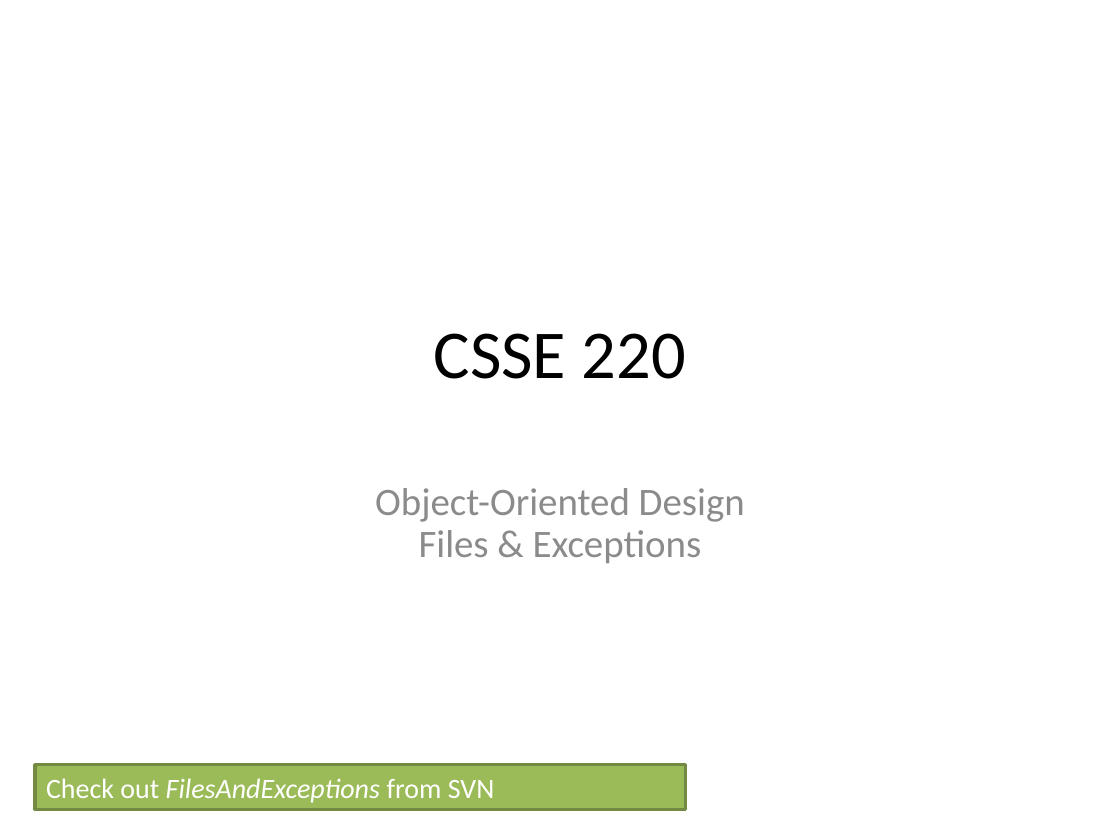
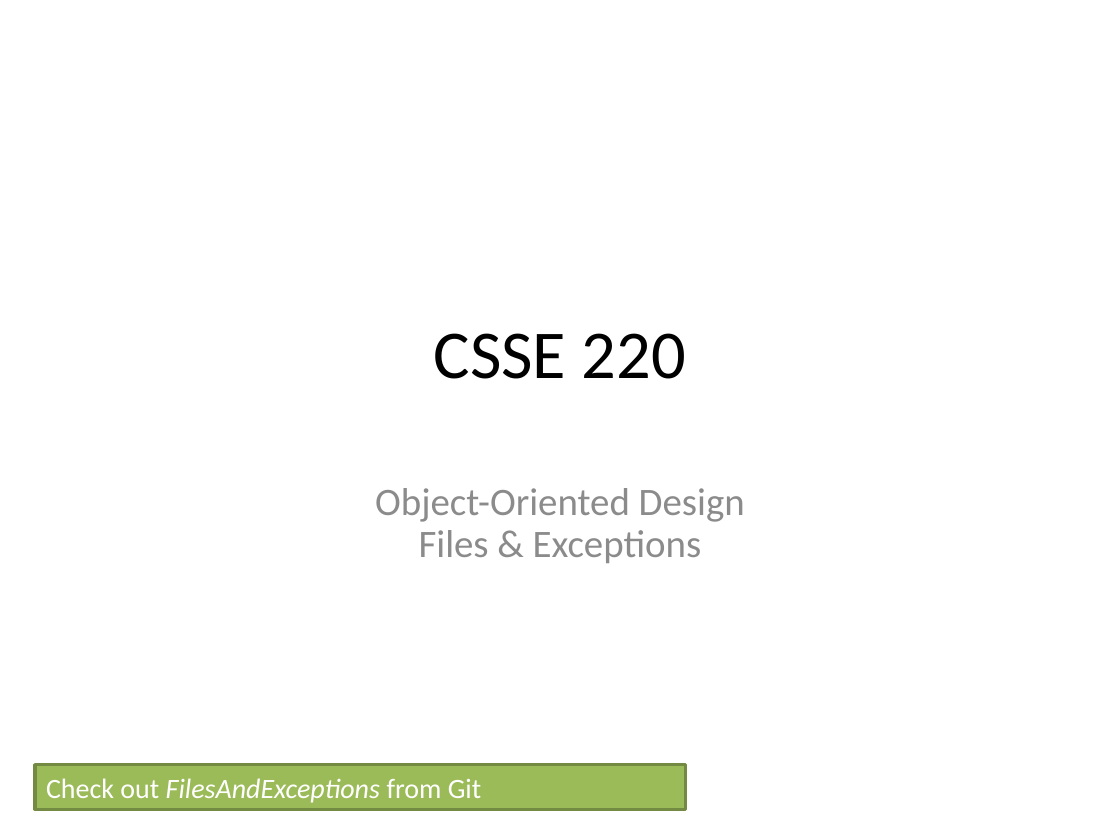
Before and after one commit to RHIT-CSSE/csse220, a slide deck: slide 1 of ClassMaterials/OOAndExceptions/Slides/OODFilesExceptions.pptx. Drawn at 1120x840 pixels with LibreOffice and Linux fonts; fonts in the diff are those of the drawing. Boxes give left, top, right and bottom in pixels: in the first picture for what was removed or moved away, otherwise in the second. Text is boxed around its words. In the diff, an @@ line names an element or a change of style, - is before the commit and + after.

```diff
--- a/ClassMaterials/OOAndExceptions/Slides/OODFilesExceptions.pptx
+++ b/ClassMaterials/OOAndExceptions/Slides/OODFilesExceptions.pptx
@@ text in rectangle at bbox=[46, 778, 481, 803]: text changed @@
-Check out FilesAndExceptions from SVN
+Check out FilesAndExceptions from Git
```
Also in this commit, not shown: 3 other slides changed, 4 other files.
